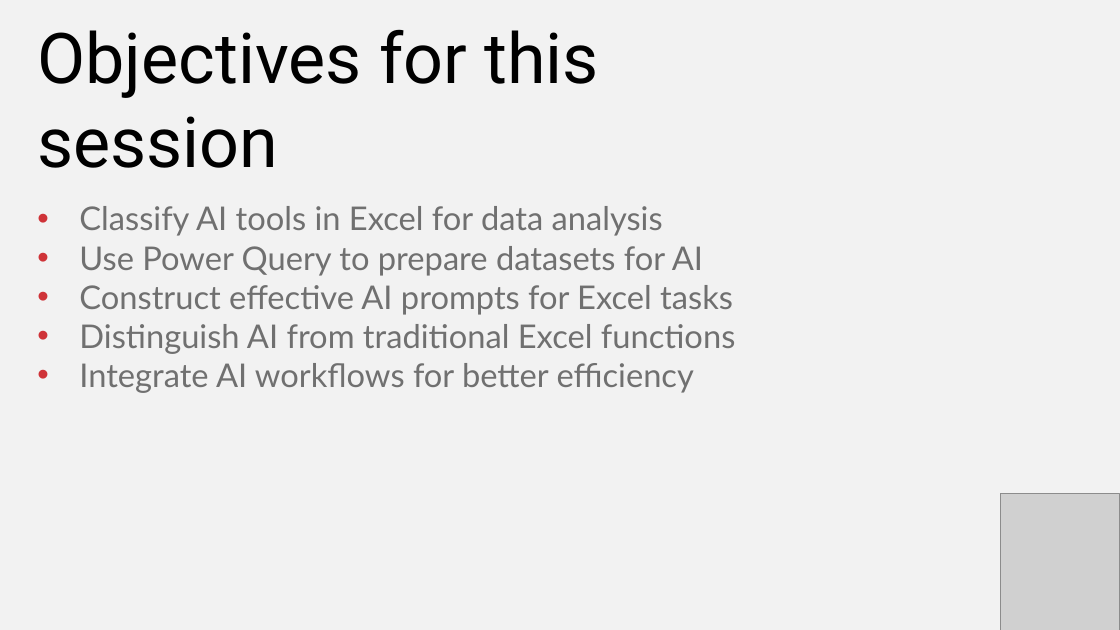
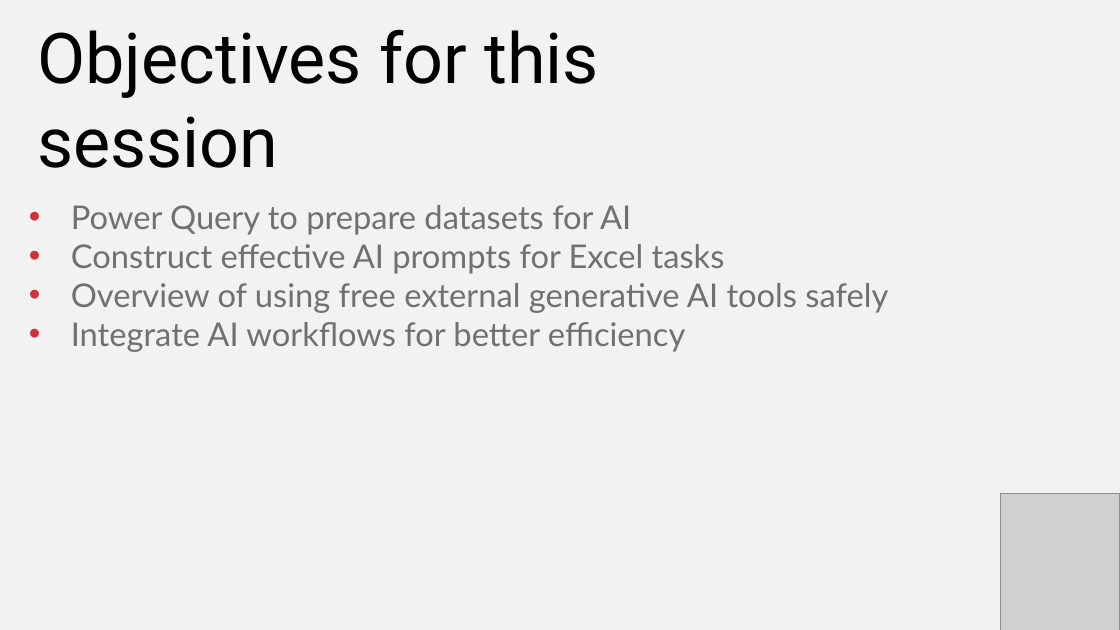
Before and after one commit to stringfestdata/enhancing-excel-free-generative-ai-tools, a slide deck: slide 3 of enhancing-excel-free-generative-ai.pptx. Drawn at 1120x630 pixels with LibreOffice and Linux fonts; fonts in the diff are those of the drawing; grey boxes stand for pictures. Boxes give left, top, right and bottom in pixels: in the first picture for what was removed or moved away, otherwise in the second. Text is boxed around its words. In the diff, an @@ line names an element or a change of style, - is before the commit and + after.

```diff
--- a/enhancing-excel-free-generative-ai.pptx
+++ b/enhancing-excel-free-generative-ai.pptx
@@ text "Power Query to prepare datasets ..." moved from (x1=79, y1=206, x2=735, y2=393) to (x1=71, y1=205, x2=888, y2=352) @@
@@ text at (x1=71, y1=205, x2=631, y2=235): text changed @@
-• Classify AI tools in Excel for data analysis
-• Use Power Query to prepare datasets for AI
+• Power Query to prepare datasets for AI
@@ text at (x1=71, y1=283, x2=888, y2=313): text changed @@
-• Distinguish AI from traditional Excel functions
+• Overview of using free external generative AI tools safely
```
